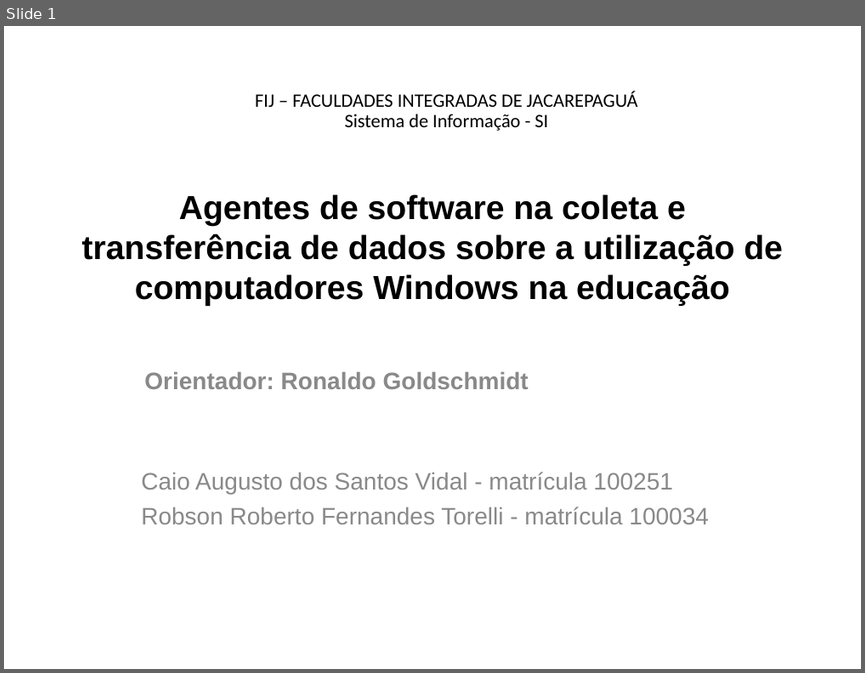
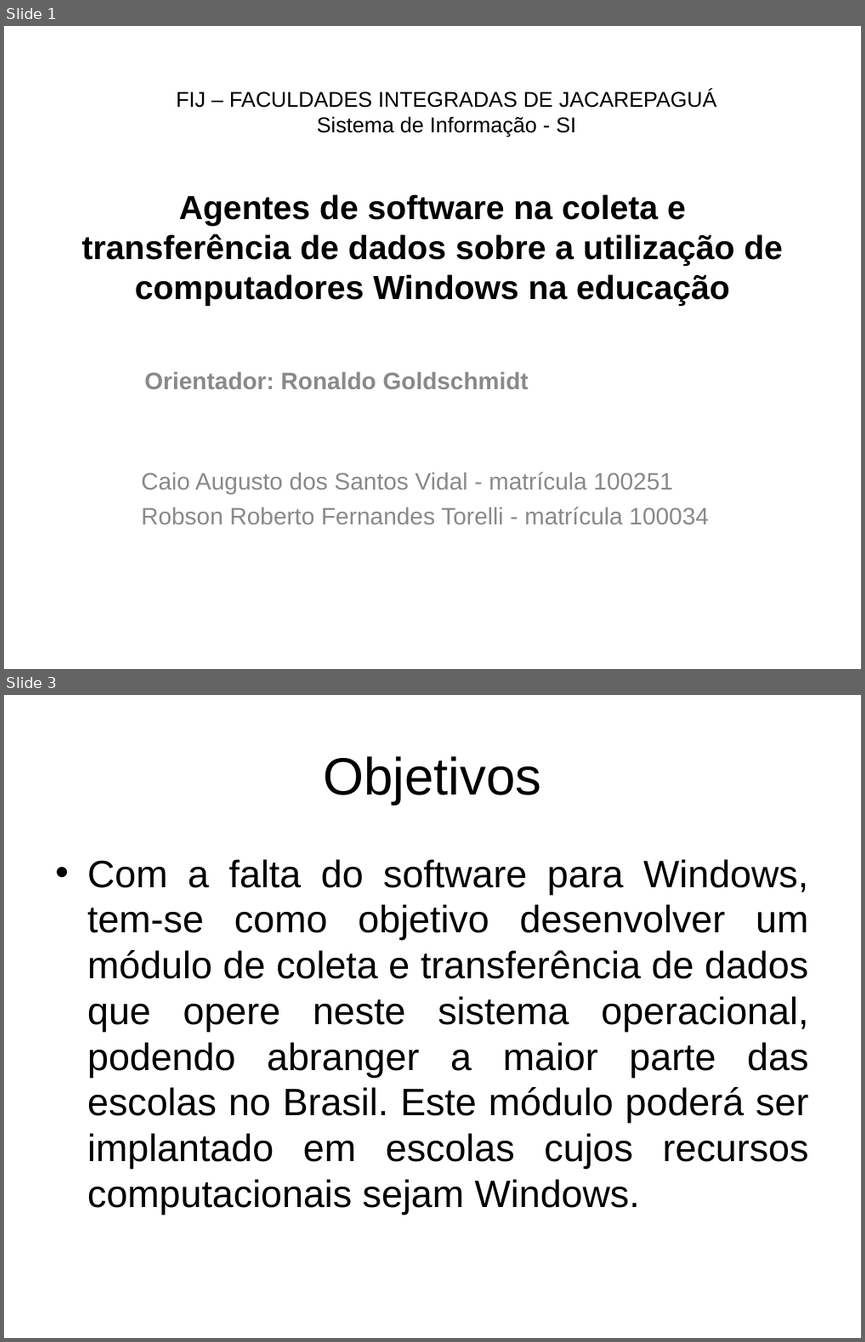
Before and after one commit to Fabricioultrasoft/tcc-fij, a slide deck: Apresentação TCC.ppt. Shown one above the other, each under a label of ours: slide 1 before the commit, slides 1 and 3 after it; the slides between them are not shown. The pictures are 865x673 and 865x1342 pixels, drawn with LibreOffice and Linux fonts; fonts in the diff are those of the drawing. Boxes give left, top, right and bottom in pixels: in the first picture for what was removed or moved away, otherwise in the second. Text is boxed around its words. In the diff, an @@ line names an element or a change of style, - is before the commit and + after.

```diff
--- a/Apresentação TCC.ppt
+++ b/Apresentação TCC.ppt
@@ slide 3 added at [4,695,861,1338], background #FFFFFF @@
@@ title added at [323,756,541,805], 44 pt, text #000000 @@
+Objetivos
@@ text added at [87,859,809,1214], 32 pt, text #000000 @@
+• Com a falta do software para Windows, tem-se como objetivo desenvolver um módulo de coleta e transferência de dados que opere neste sistema operacional, podendo abranger a maior parte das escolas no Brasil. Este módulo poderá ser implantado em escolas cujos recursos computacionais sejam Windows.
@@ slide 1 changed as well @@
@@ text "FIJ – FACULDADES INTEGRADAS DE ..." at [176,89,717,137]: size 16 to 18 pt, font Calibri to Arial; line spacing 0.9 to 1 @@
```
Also in this commit, not shown: 4 other slides added.
